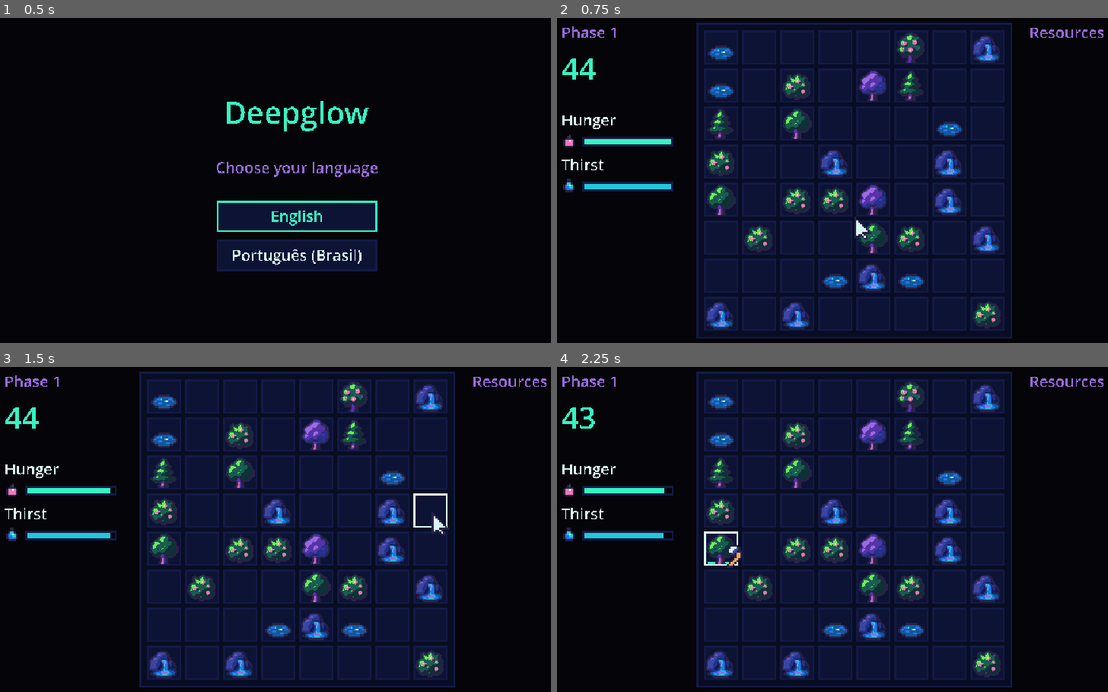
Above: before the commit, frames 1-4 (two rows, left to right).
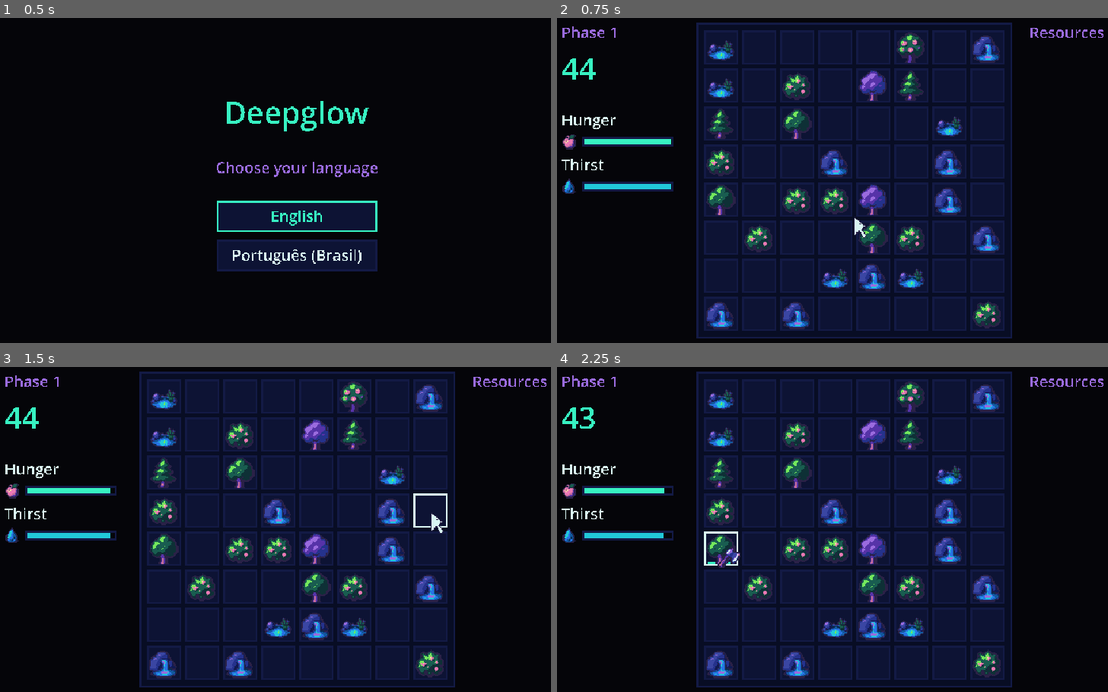
Above: after the commit, the same moments.

Repository: thiagoalgo/deepglow-ai-original
Game: Godot game, scene res://src/main/main.tscn
The game is run twice, just before and just after one commit, with the same random seed, the same clock (stepped at 60 frames per second) and the same inputs.
Inputs (mouse positions are in pixels of both pictures, inside the frame that each line leads up to):
- Up to frame 1 (0.5 s): no input
- Up to frame 2 (0.75 s): click "English" at 0.5 s
- Up to frame 3 (1.5 s): tap Enter at 1.25 s; move the mouse to (429, 513) at 1.27 s; press the mouse at (429, 513) at 1.28 s
- Up to frame 4 (2.25 s): tap Space at 2 s; move the mouse to (733, 545) at 2.02 s; release the mouse at (733, 545) at 2.03 s; click (733, 545) at 2.1 s

Frame 1 is identical in both runs. In frame 2, 1.0% of the frame differs, in the area x 0-74%, y 6-84%; in frame 3, 1.0%; in frame 4, 1.1%.

Commit message:
feat: add final art for icons, cursors, upgrades and water/meat sources
- Puddle, pond and boar sources; 10 HUD resource icons; 10 cursors and 6
  upgrade icons converted from concept-art-2/3 with the material ramps.
- concept_panel_items.py reproduces all of them from the concept images;
  concept_to_sprite.py gains convert_object (any-size crops, multi-color
  background removal, dropped materials, speck cleanup) and metal, skin,
  white and light-stone ramps.
- Cursor hotspots updated for the new tool art; pointer hotspot set.
- placeholder_sprites.py never overwrites the new final art.

Co-Authored-By: Claude Opus 5.5 <noreply@anthropic.com>
Claude-Session: https://claude.ai/code/session_012dh8mRUjYh5ntJv4jzA78g

Diff:
--- a/data/tools/axe.tres
+++ b/data/tools/axe.tres
@@ -7,5 +7,5 @@
 script = ExtResource("2_ewmie")
 id = &"axe"
 cursor_texture = ExtResource("1_aahbs")
-cursor_hotspot = Vector2i(10, 2)
+cursor_hotspot = Vector2i(16, 1)
 unlocked_by_default = true
--- a/data/tools/crystal_pick.tres
+++ b/data/tools/crystal_pick.tres
@@ -7,4 +7,4 @@
 script = ExtResource("2_6g2rn")
 id = &"crystal_pick"
 cursor_texture = ExtResource("1_j1ahk")
-cursor_hotspot = Vector2i(4, 2)
+cursor_hotspot = Vector2i(13, 1)
--- a/data/tools/cup.tres
+++ b/data/tools/cup.tres
@@ -7,5 +7,5 @@
 script = ExtResource("2_724a7")
 id = &"cup"
 cursor_texture = ExtResource("1_c16cr")
-cursor_hotspot = Vector2i(6, 6)
+cursor_hotspot = Vector2i(12, 10)
 unlocked_by_default = true
--- a/data/tools/fishing_rod.tres
+++ b/data/tools/fishing_rod.tres
@@ -7,4 +7,4 @@
 script = ExtResource("2_1vt5p")
 id = &"fishing_rod"
 cursor_texture = ExtResource("1_imyi2")
-cursor_hotspot = Vector2i(20, 2)
+cursor_hotspot = Vector2i(20, 0)
--- a/data/tools/hand.tres
+++ b/data/tools/hand.tres
@@ -7,5 +7,5 @@
 script = ExtResource("2_s0era")
 id = &"hand"
 cursor_texture = ExtResource("1_ywbsy")
-cursor_hotspot = Vector2i(8, 2)
+cursor_hotspot = Vector2i(12, 4)
 unlocked_by_default = true
--- a/data/tools/ore_pick.tres
+++ b/data/tools/ore_pick.tres
@@ -7,4 +7,4 @@
 script = ExtResource("2_mq7es")
 id = &"ore_pick"
 cursor_texture = ExtResource("1_m0xpl")
-cursor_hotspot = Vector2i(4, 2)
+cursor_hotspot = Vector2i(12, 1)
--- a/data/tools/pickaxe.tres
+++ b/data/tools/pickaxe.tres
@@ -7,4 +7,4 @@
 script = ExtResource("2_wrp5u")
 id = &"pickaxe"
 cursor_texture = ExtResource("1_wcnr0")
-cursor_hotspot = Vector2i(4, 2)
+cursor_hotspot = Vector2i(14, 0)
--- a/data/tools/spear.tres
+++ b/data/tools/spear.tres
@@ -7,4 +7,4 @@
 script = ExtResource("2_pinfw")
 id = &"spear"
 cursor_texture = ExtResource("1_tr8qn")
-cursor_hotspot = Vector2i(20, 2)
+cursor_hotspot = Vector2i(22, 0)
--- a/src/ui/tool_cursor/tool_cursor.tscn
+++ b/src/ui/tool_cursor/tool_cursor.tscn
@@ -8,6 +8,7 @@
 layer = 100
 script = ExtResource("1_cursor")
 pointer_texture = ExtResource("2_pointer")
+pointer_hotspot = Vector2i(5, 1)
 lock_texture = ExtResource("3_lock")
 
 [node name="Sprite" type="Sprite2D" parent="."]
Binary file changed: assets/sprites/cursors/axe.png
Binary file changed: assets/sprites/cursors/crystal_pick.png
Binary file changed: assets/sprites/cursors/cup.png
Binary file changed: assets/sprites/cursors/fishing_rod.png
Binary file changed: assets/sprites/cursors/hand.png
Binary file changed: assets/sprites/cursors/lock.png
Binary file changed: assets/sprites/cursors/ore_pick.png
Binary file changed: assets/sprites/cursors/pickaxe.png
Binary file changed: assets/sprites/cursors/pointer.png
Binary file changed: assets/sprites/cursors/spear.png
Binary file changed: assets/sprites/icons/copper.png
Binary file changed: assets/sprites/icons/crystal.png
(and 21 more such lines)
